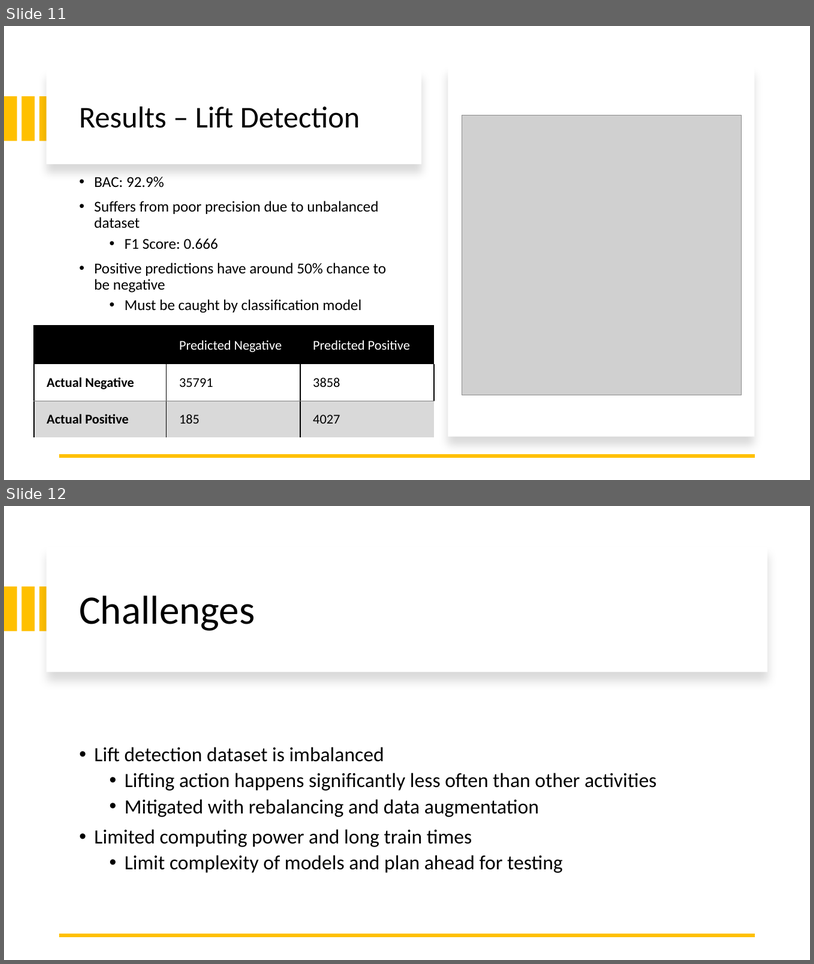
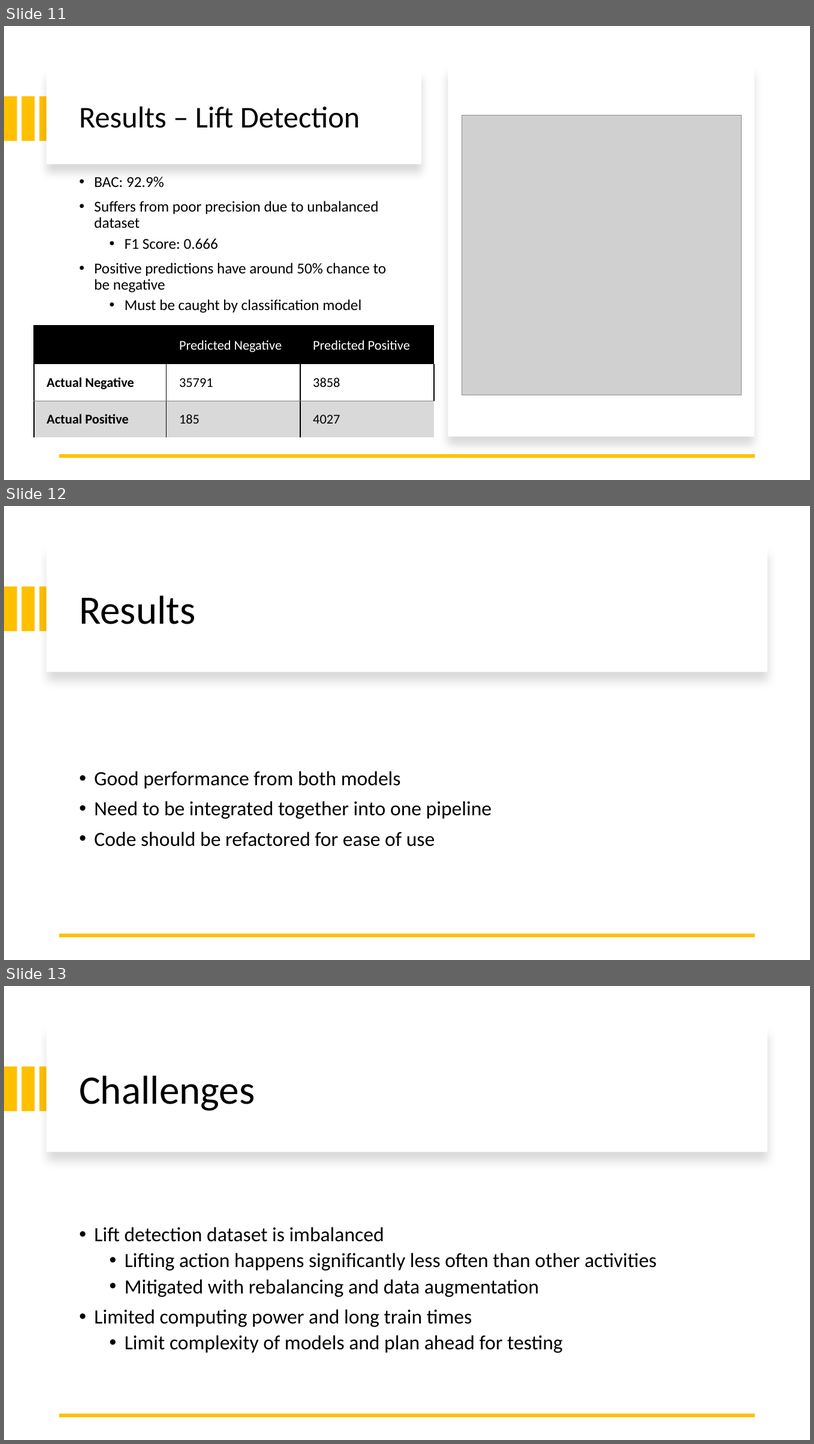
Before and after one commit to brennan-thomas/lift-risk, a slide deck: presentations/final.pptx. Shown one above the other, each under a label of ours: slides 11 and 12 before the commit, slides 11, 12 and 13 after it. The pictures are 814x964 and 814x1444 pixels, drawn with LibreOffice and Linux fonts; fonts in the diff are those of the drawing; grey boxes stand for pictures. Boxes give left, top, right and bottom in pixels: in the first picture for what was removed or moved away, otherwise in the second. Text is boxed around its words. In the diff, an @@ line names an element or a change of style, - is before the commit and + after.

Commit message:
updated pres

```diff
--- a/presentations/final.pptx
+++ b/presentations/final.pptx
@@ slide 12 added at box(4, 506, 810, 960), background #FFFFFF @@
@@ rectangle added at box(47, 547, 768, 672), fill #FFFFFF @@
@@ rectangle added at box(4, 586, 17, 631), fill #FFC000 @@
@@ rectangle added at box(21, 586, 34, 631), fill #FFC000 @@
@@ rectangle added at box(39, 586, 53, 631), fill #FFC000 @@
@@ title added at box(79, 595, 195, 624), 48 pt, text #000000 @@
+Results
@@ text added at box(94, 771, 492, 846), 24 pt, text #000000 @@
+• Good performance from both models
+• Need to be integrated together into one pipeline
+• Code should be refactored for ease of use
@@ line added from (755, 935) to (60, 935), #FFC000 4.5 pt @@
@@ what was slide 12 is now slide 13 @@
```
